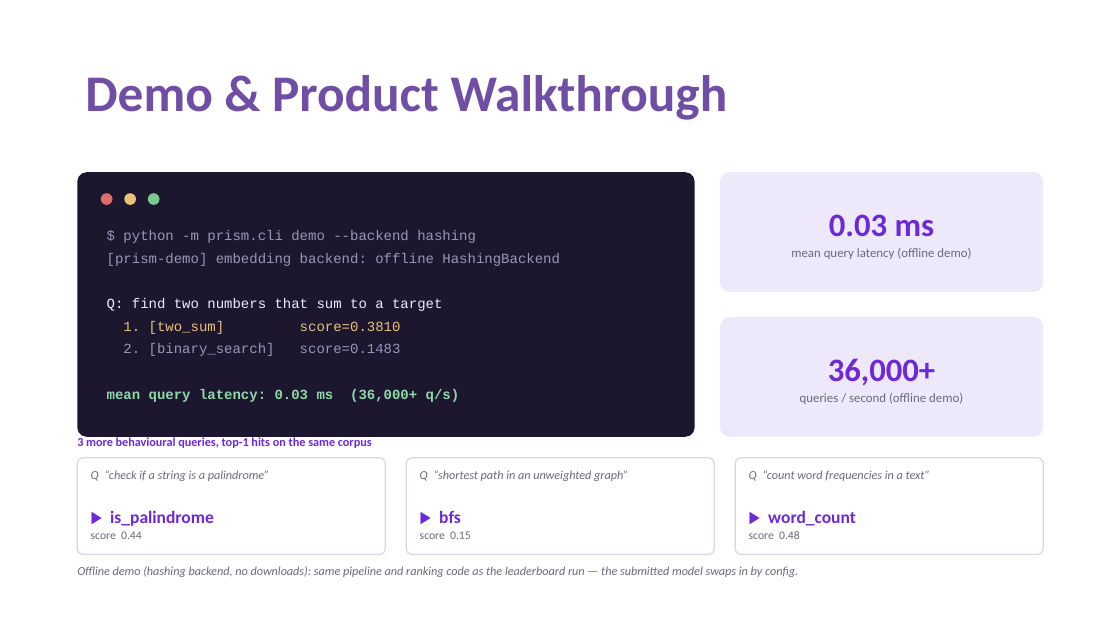
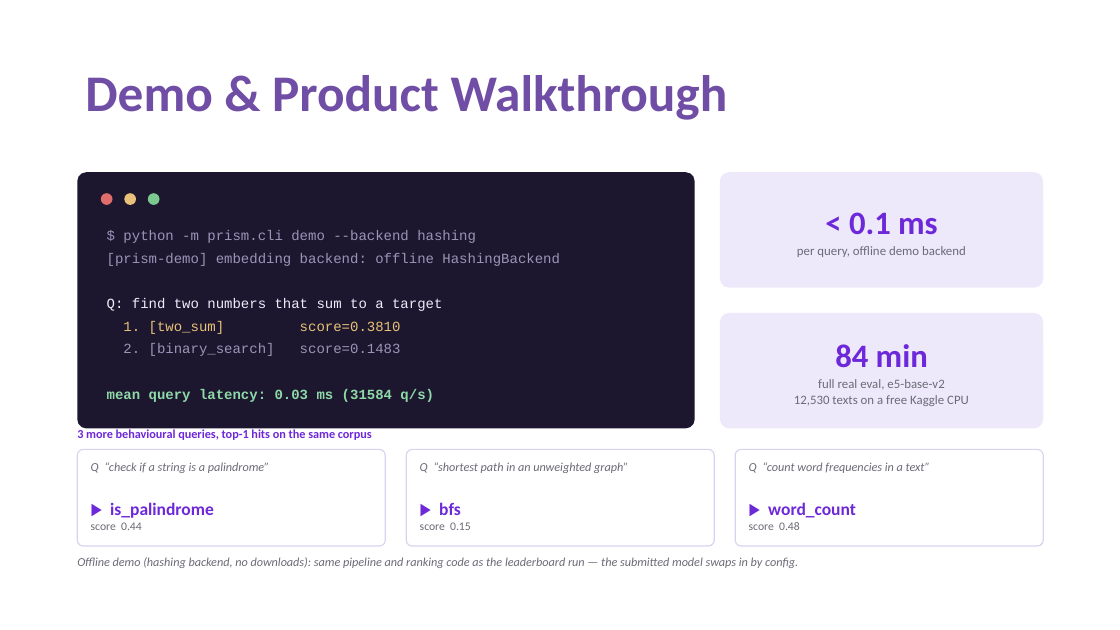
Before and after one commit to Ajha2005/samsung-prism, a slide deck: slide 5 of submission/Thapar_Trace_Submission_ppt.pptx. Drawn at 1120x630 pixels with LibreOffice and Linux fonts; fonts in the diff are those of the drawing. Boxes give left, top, right and bottom in pixels: in the first picture for what was removed or moved away, otherwise in the second. Text is boxed around its words. In the diff, an @@ line names an element or a change of style, - is before the commit and + after.

```diff
--- a/submission/Thapar_Trace_Submission_ppt.pptx
+++ b/submission/Thapar_Trace_Submission_ppt.pptx
@@ rounded rectangle: place and size @@
-rounded rectangle at bbox=[77, 172, 695, 437]
+rounded rectangle at bbox=[77, 172, 695, 429]
@@ rounded rectangle: place and size @@
-rounded rectangle at bbox=[720, 172, 1044, 292]
+rounded rectangle at bbox=[720, 172, 1044, 288]
@@ text at bbox=[797, 212, 966, 257]: text changed @@
-0.03 ms
-mean query latency (offline demo)
+< 0.1 ms
+per query, offline demo backend
@@ rounded rectangle: place and size @@
-rounded rectangle at bbox=[720, 317, 1044, 437]
+rounded rectangle at bbox=[720, 313, 1044, 429]
@@ text at bbox=[794, 344, 969, 406]: text changed @@
-36,000+
-queries / second (offline demo)
+84 min
+full real eval, e5-base-v2
+12,530 texts on a free Kaggle CPU
@@ text at bbox=[107, 389, 434, 402]: text changed @@
-mean query latency: 0.03 ms (36,000+ q/s)
+mean query latency: 0.03 ms (31584 q/s)
@@ 8 texts, 3 rounded rectangles: place and size @@
-8 texts, 3 rounded rectangles at bbox=[77, 436, 1044, 577]
+8 texts, 3 rounded rectangles at bbox=[77, 427, 1044, 568]
```
Also in this commit, not shown: 5 other slides changed, 1 other file.
